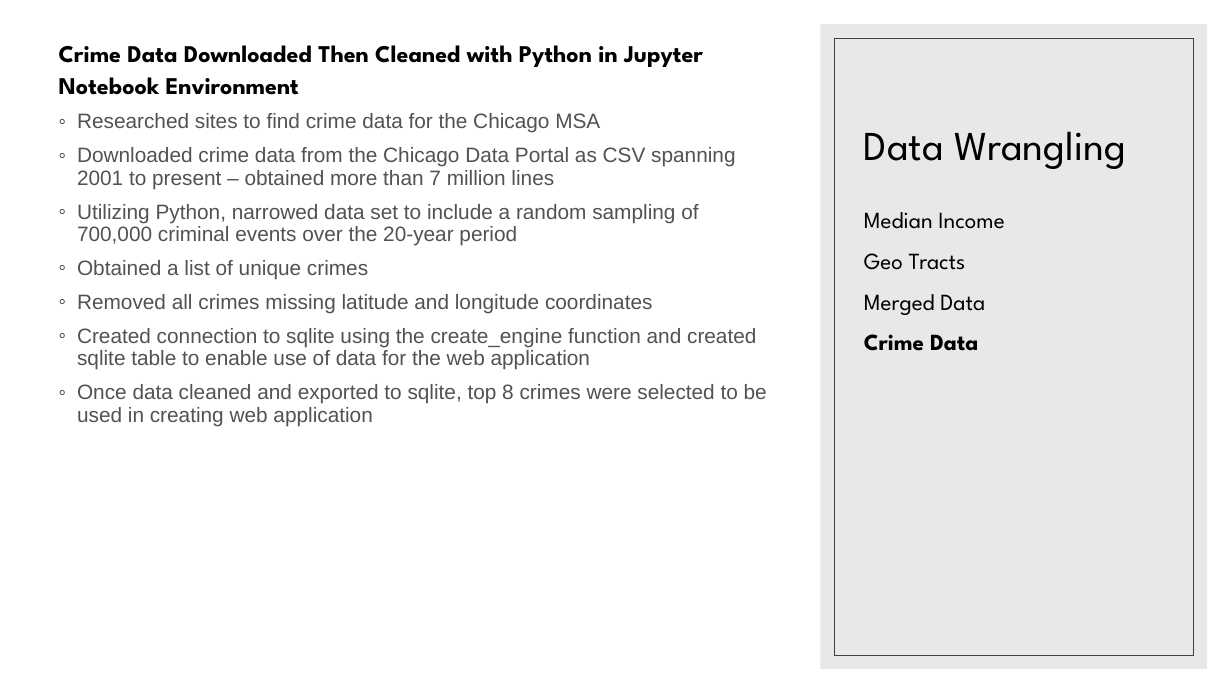
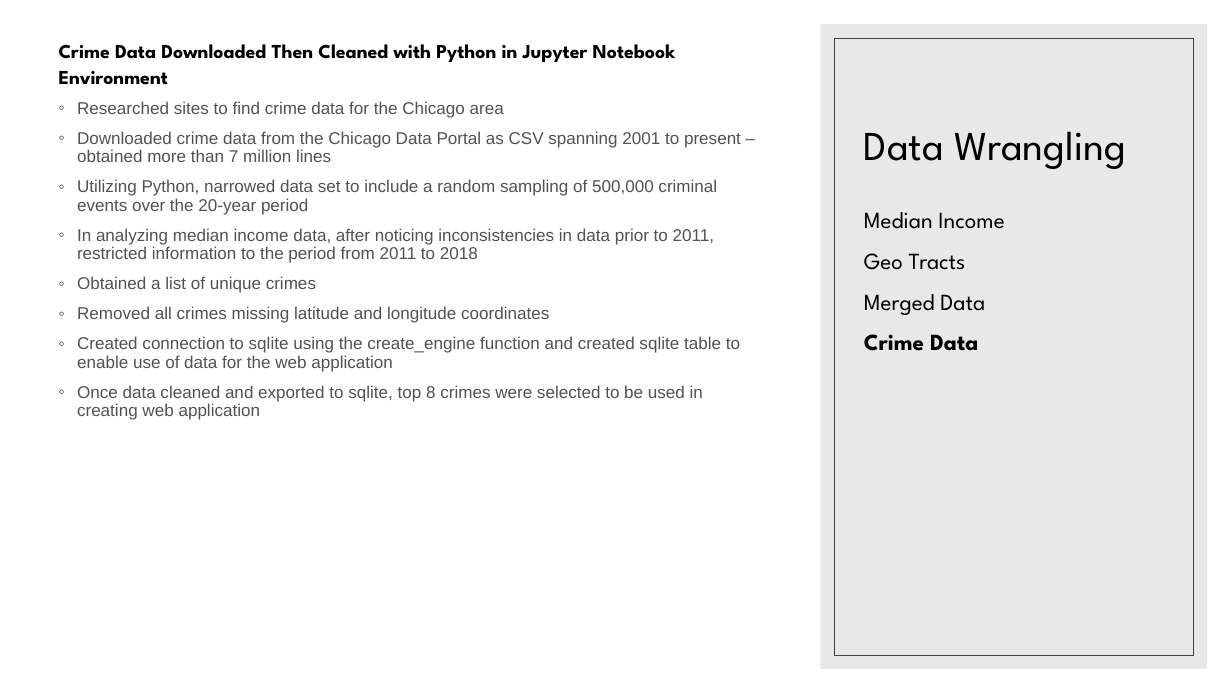
Before and after one commit to bsitati/Comparing-Annual-Median-Income-and-Annual-Crimes-in-Chicago, a slide deck: slide 8 of Files/Project_II.pptx. Drawn at 1232x693 pixels with LibreOffice and Linux fonts; fonts in the diff are those of the drawing. Boxes give left, top, right and bottom in pixels: in the first picture for what was removed or moved away, otherwise in the second. Text is boxed around its words. In the diff, an @@ line names an element or a change of style, - is before the commit and + after.

```diff
--- a/Files/Project_II.pptx
+++ b/Files/Project_II.pptx
@@ text at <box>59,44,741,420</box>: size 18.7 to 15.4 pt in "Crime Data Downloaded Then Cleaned with Python ..."; size 16.1 to 13.3 pt in "Downloaded crime data from the Chicago Data ...", "Obtained a list of unique crimes", "Removed all crimes missing latitude and longitude ...", "Created connection to sqlite using the create_engine ..." and 1 more places @@
@@ text at <box>77,101,504,118</box>: text changed; size 16.1 to 13.3 pt @@
-◦ Researched sites to find crime data for the Chicago MSA
+◦ Researched sites to find crime data for the Chicago area
@@ text at <box>77,179,717,263</box>: text changed; size 16.1 to 13.3 pt @@
-◦ Utilizing Python, narrowed data set to include a random sampling of 700,000 criminal events over the 20-year period
+◦ Utilizing Python, narrowed data set to include a random sampling of 500,000 criminal events over the 20-year period
+◦ In analyzing median income data, after noticing inconsistencies in data prior to 2011, restricted information to the period from 2011 to 2018
```
Also in this commit, not shown: 7 other slides changed, 1 slide added.
